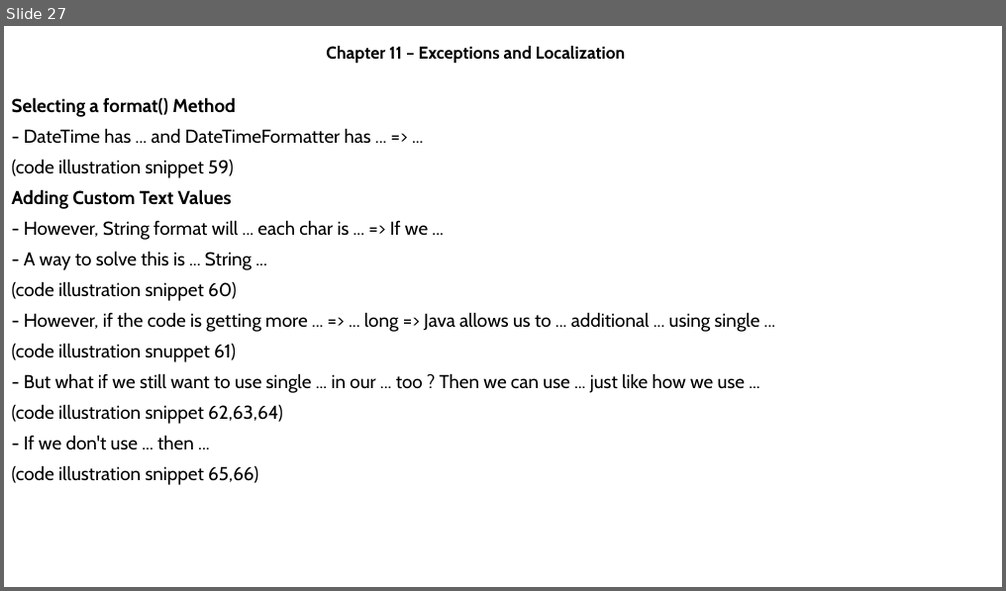
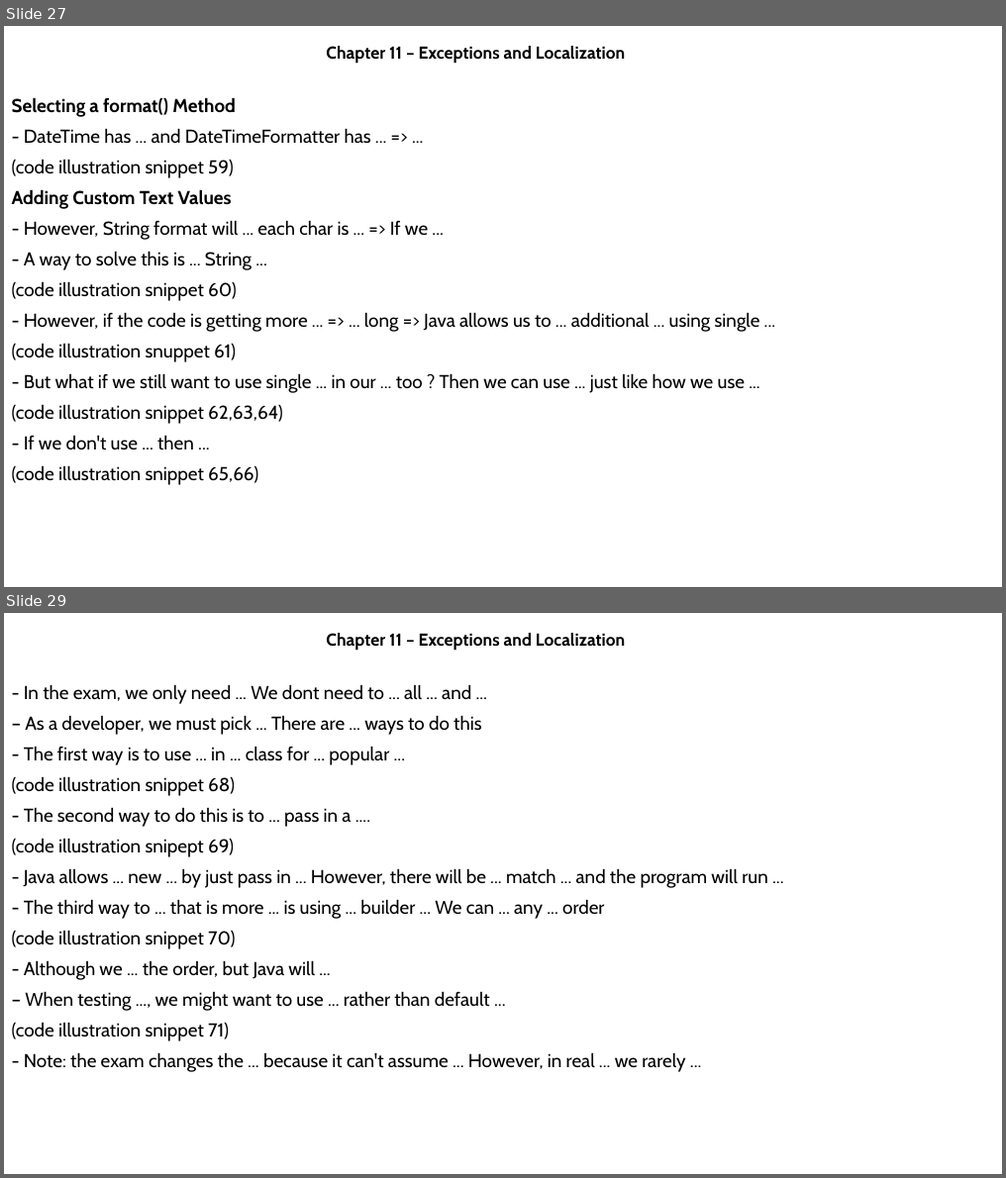
Before and after one commit to MaiDinhVinh/CS-Java, a slide deck: OCP17/Chapter 11 - Exceptions and Localization.pptx. Shown one above the other, each under a label of ours: slide 27 before the commit, slides 27 and 29 after it; the slides between them are not shown. The pictures are 1006x591 and 1006x1178 pixels, drawn with LibreOffice and Linux fonts; fonts in the diff are those of the drawing. Boxes give left, top, right and bottom in pixels: in the first picture for what was removed or moved away, otherwise in the second. Text is boxed around its words. In the diff, an @@ line names an element or a change of style, - is before the commit and + after.

```diff
--- a/OCP17/Chapter 11 - Exceptions and Localization.pptx
+++ b/OCP17/Chapter 11 - Exceptions and Localization.pptx
@@ slide 29 added at (4, 613, 1002, 1174), background #FFFFFF @@
@@ subtitle added at (326, 633, 625, 651), 16.6 pt, text #000000, bold @@
+Chapter 11 – Exceptions and Localization
@@ text added at (12, 684, 768, 1072), 18 pt, text #000000 @@
+- In the exam, we only need ... We dont need to ... all ... and ...
+– As a developer, we must pick ... There are ... ways to do this
+- The first way is to use ... in ... class for ... popular ...
+(code illustration snippet 68)
+- The second way to do this is to ... pass in a ....
+(code illustration snipept 69)
+- Java allows ... new ... by just pass in ... However, there will be ... match ... and the program will run ...
+- The third way to ... that is more ... is using ... builder ... We can ... any ... order
+(code illustration snippet 70)
+- Although we ... the order, but Java will ...
+– When testing ..., we might want to use ... rather than default ...
+(code illustration snippet 71)
+- Note: the exam changes the ... because it can't assume ... However, in real ... we rarely ...
```
Also in this commit, not shown: 13 other slides added.
